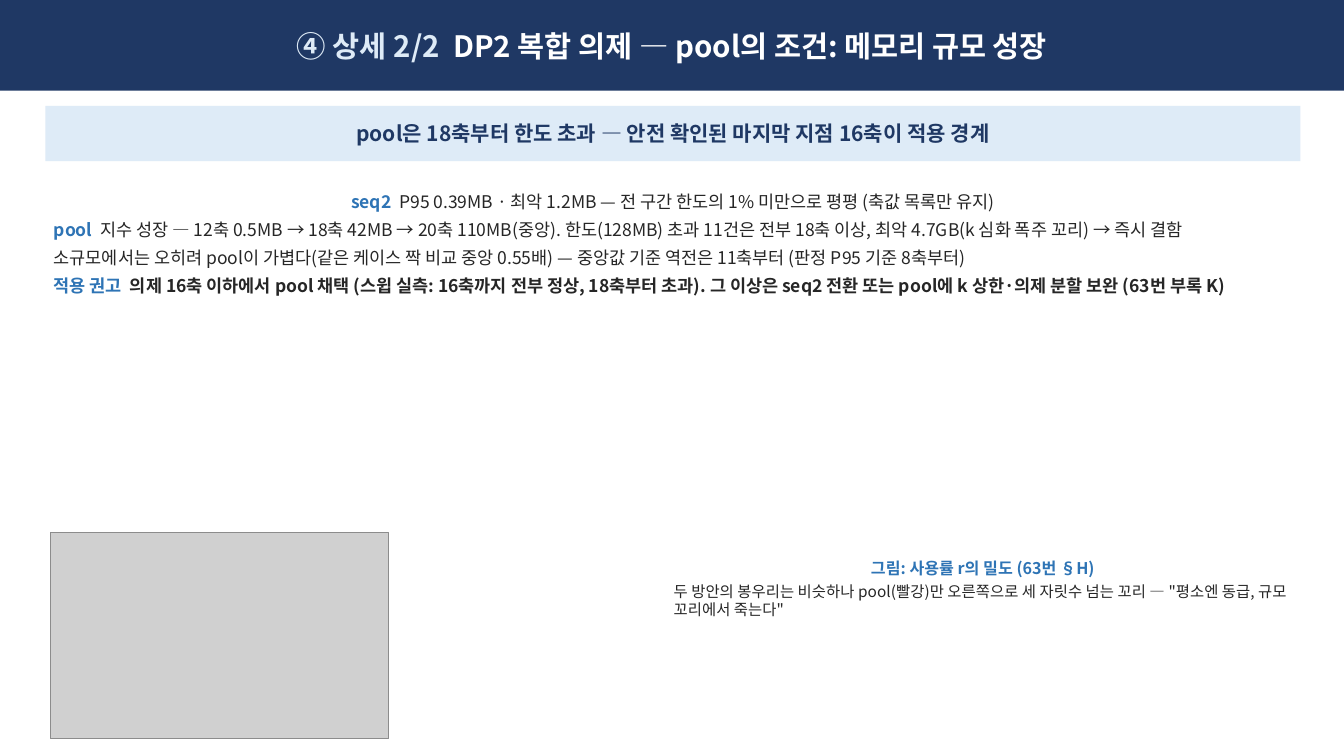
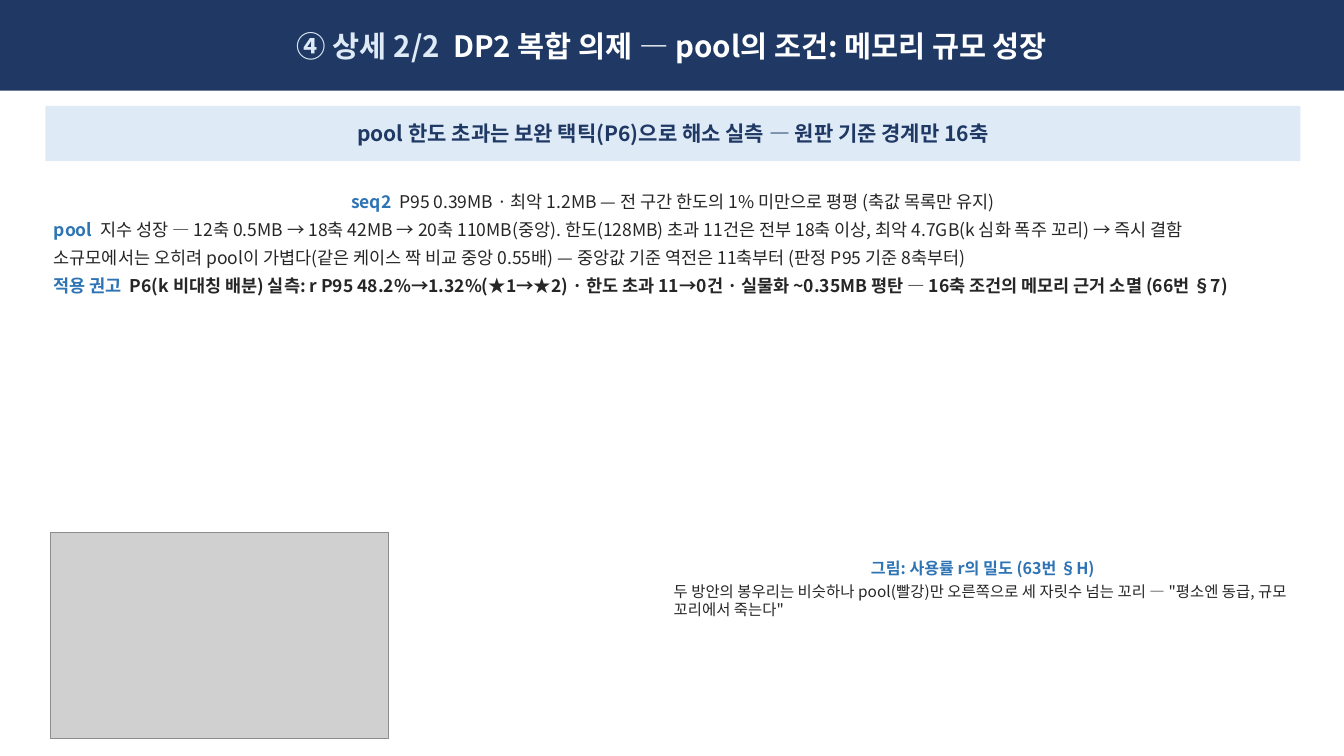
Before and after one commit to Sunwoo-Nam/architect-teamproject, a slide deck: slide 13 of docs/changbae/65-QA-종합-임원보고.pptx. Drawn at 1344x756 pixels with LibreOffice and Linux fonts; fonts in the diff are those of the drawing; grey boxes stand for pictures. Boxes give left, top, right and bottom in pixels: in the first picture for what was removed or moved away, otherwise in the second. Text is boxed around its words. In the diff, an @@ line names an element or a change of style, - is before the commit and + after.

```diff
--- a/docs/changbae/65-QA-종합-임원보고.pptx
+++ b/docs/changbae/65-QA-종합-임원보고.pptx
@@ text in rectangle at (357,123,988,146): text changed @@
-pool은 18축부터 한도 초과 — 안전 확인된 마지막 지점 16축이 적용 경계
+pool 한도 초과는 보완 택틱(P6)으로 해소 실측 — 원판 기준 경계만 16축
@@ text at (54,277,1227,296): text changed @@
-적용 권고 의제 16축 이하에서 pool 채택 (스윕 실측: 16축까지 전부 정상, 18축부터 초과). 그 이상은 seq2 전환 또는 pool에 k 상한·의제 분할 보완 (63번 부록 K)
+적용 권고 P6(k 비대칭 배분) 실측: r P95 48.2%→1.32%(★1→★2) · 한도 초과 11→0건 · 실물화 ~0.35MB 평탄 — 16축 조건의 메모리 근거 소멸 (66번 §7)
```
Also in this commit, not shown: 2 other slides changed, 2 other files.
